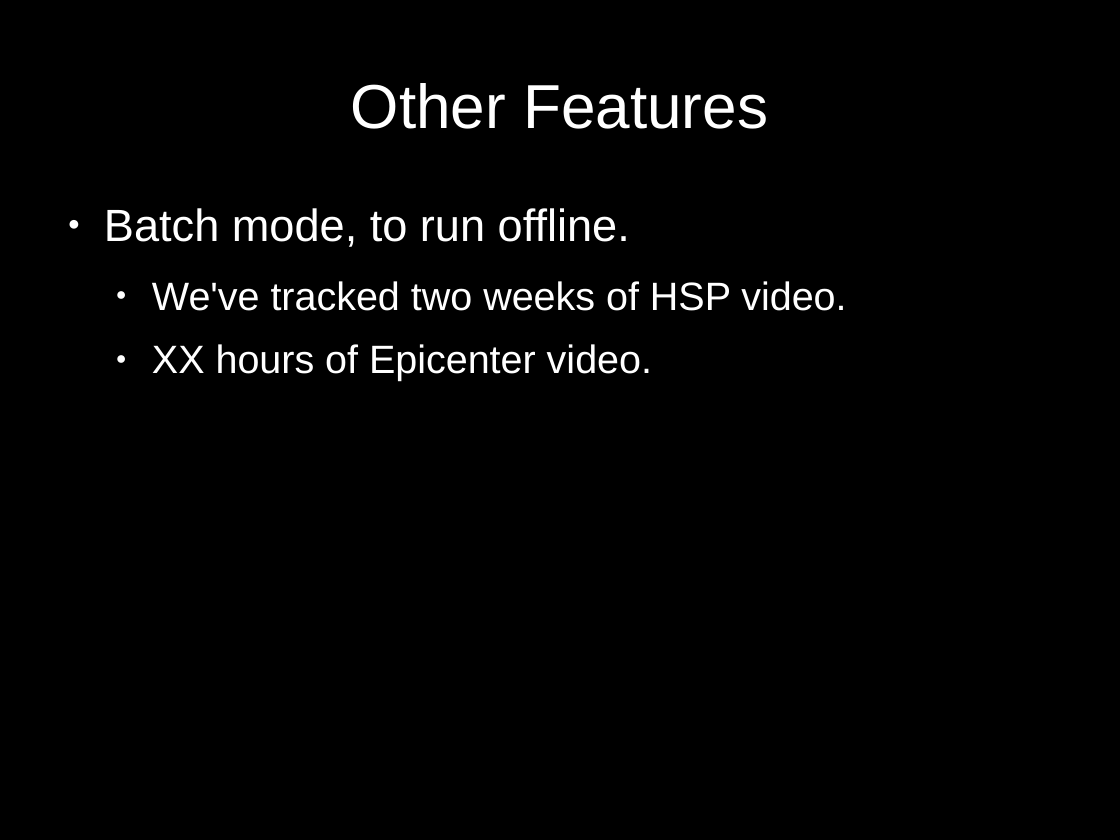
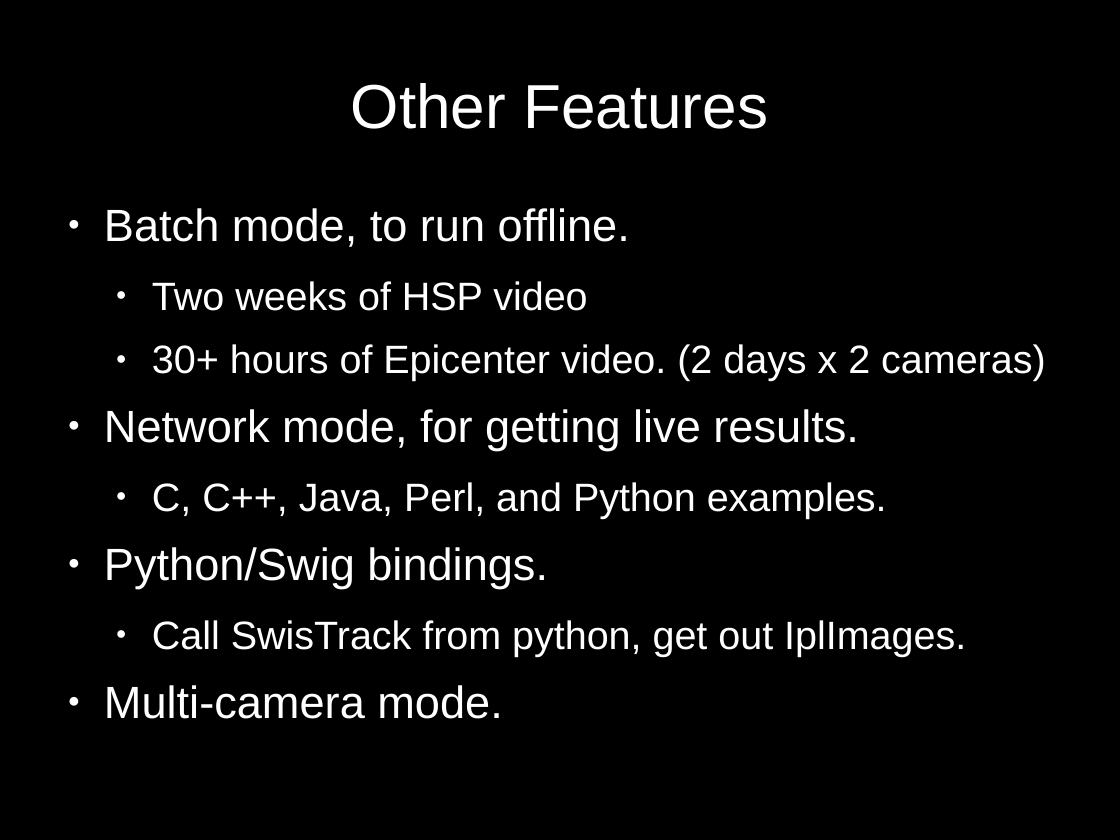
Before and after one commit to d28b/swistrack, a slide deck: slide 26 of Doc/tutorial.stefie10.06.2009/tutorialSlides.odp (slide 24 before the commit). Drawn at 1120x840 pixels with LibreOffice and Linux fonts; fonts in the diff are those of the drawing. Boxes give left, top, right and bottom in pixels: in the first picture for what was removed or moved away, otherwise in the second. Text is boxed around its words. In the diff, an @@ line names an element or a change of style, - is before the commit and + after.

```diff
--- a/Doc/tutorial.stefie10.06.2009/tutorialSlides.odp
+++ b/Doc/tutorial.stefie10.06.2009/tutorialSlides.odp
@@ text at bbox=[104, 281, 1046, 719]: text changed @@
-  ● We've tracked two weeks of HSP video.
-  ● XX hours of Epicenter video.
+  ● Two weeks of HSP video
+  ● 30+ hours of Epicenter video. (2 days x 2 cameras)
+● Network mode, for getting live results.
+  ● C, C++, Java, Perl, and Python examples.
+● Python/Swig bindings.
+  ● Call SwisTrack from python, get out IplImages.
+● Multi-camera mode.
```
Also in this commit, not shown: 2 other slides changed, 3 slides added, 1 slide removed, 2 other files.
